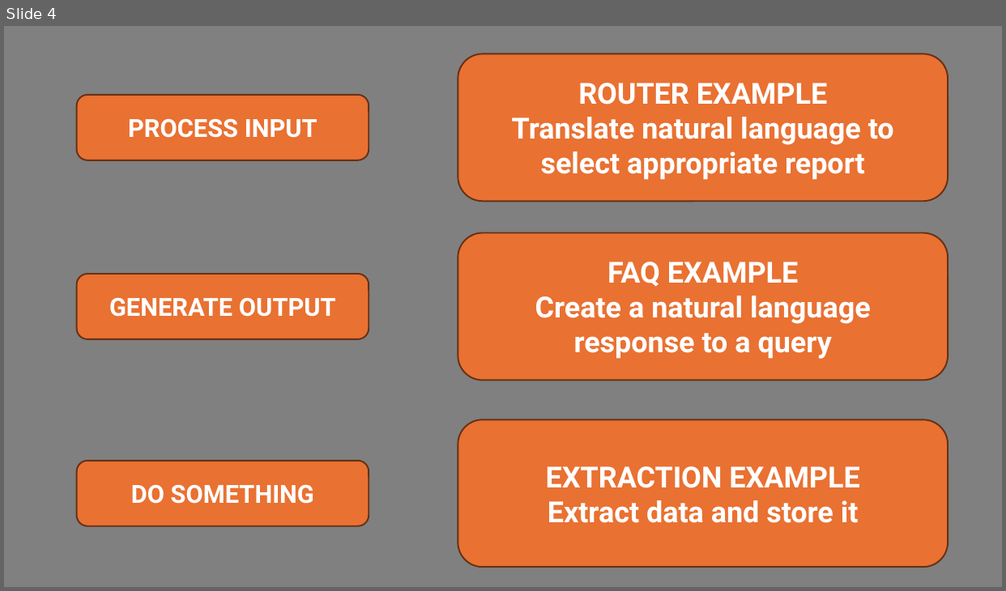
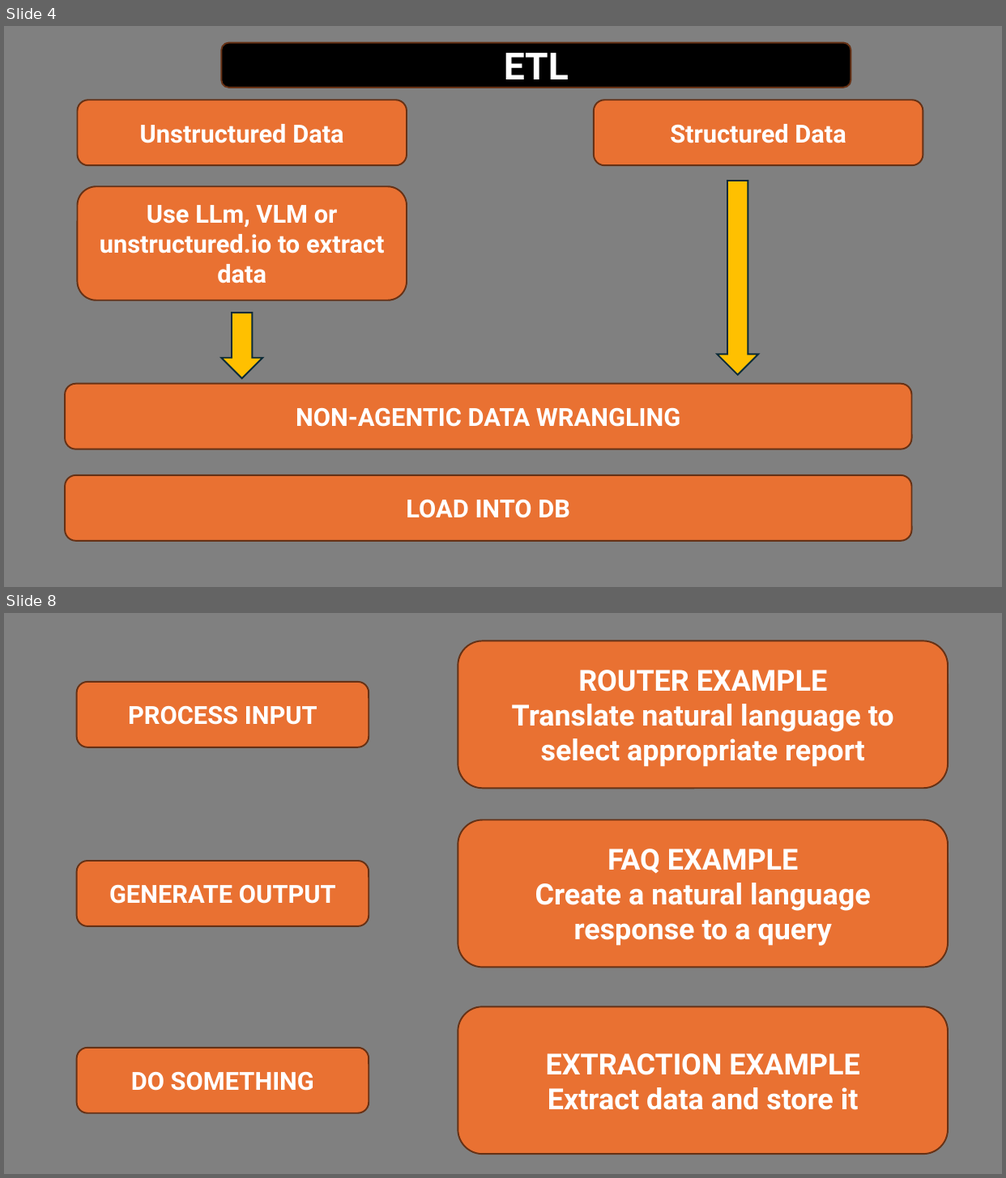
Before and after one commit to Python-Test-Engineer/django-con-eu, a slide deck: ai-agents.pptx. Shown one above the other, each under a label of ours: slide 4 before the commit, slides 4 and 8 after it; the slides between them are not shown. The pictures are 1006x591 and 1006x1178 pixels, drawn with LibreOffice and Linux fonts; fonts in the diff are those of the drawing. Boxes give left, top, right and bottom in pixels: in the first picture for what was removed or moved away, otherwise in the second. Text is boxed around its words. In the diff, an @@ line names an element or a change of style, - is before the commit and + after.

```diff
--- a/ai-agents.pptx
+++ b/ai-agents.pptx
@@ slide 4 added at <box>4,26,1002,587</box>, background #808080 @@
@@ rounded rectangle added at <box>221,42,850,88</box>, fill #000000, outline #663216 1.5 pt, 36 pt, text #FFFFFF, bold @@
+ETL
@@ rounded rectangle added at <box>78,100,407,166</box>, fill #E97132, outline #663216 1.5 pt, 24 pt, text #FFFFFF, bold @@
+Unstructured Data
@@ rounded rectangle added at <box>594,100,923,166</box>, fill #E97132, outline #663216 1.5 pt, 24 pt, text #FFFFFF, bold @@
+Structured Data
@@ rounded rectangle added at <box>78,187,407,301</box>, fill #E97132, outline #663216 1.5 pt, 24 pt, text #FFFFFF, bold @@
+Use LLm, VLM or unstructured.io to extract data
@@ down arrow added at <box>718,181,759,376</box>, fill #FFC000, outline #092A39 1.5 pt @@
@@ down arrow added at <box>221,313,262,378</box>, fill #FFC000, outline #092A39 1.5 pt @@
@@ rounded rectangle added at <box>65,384,911,450</box>, fill #E97132, outline #663216 1.5 pt, 24 pt, text #FFFFFF, bold @@
+NON-AGENTIC DATA WRANGLING
@@ rounded rectangle added at <box>65,476,911,542</box>, fill #E97132, outline #663216 1.5 pt, 24 pt, text #FFFFFF, bold @@
+LOAD INTO DB
@@ what was slide 4 is now slide 8 @@
```
Also in this commit, not shown: 3 other slides added, 5 other files.
